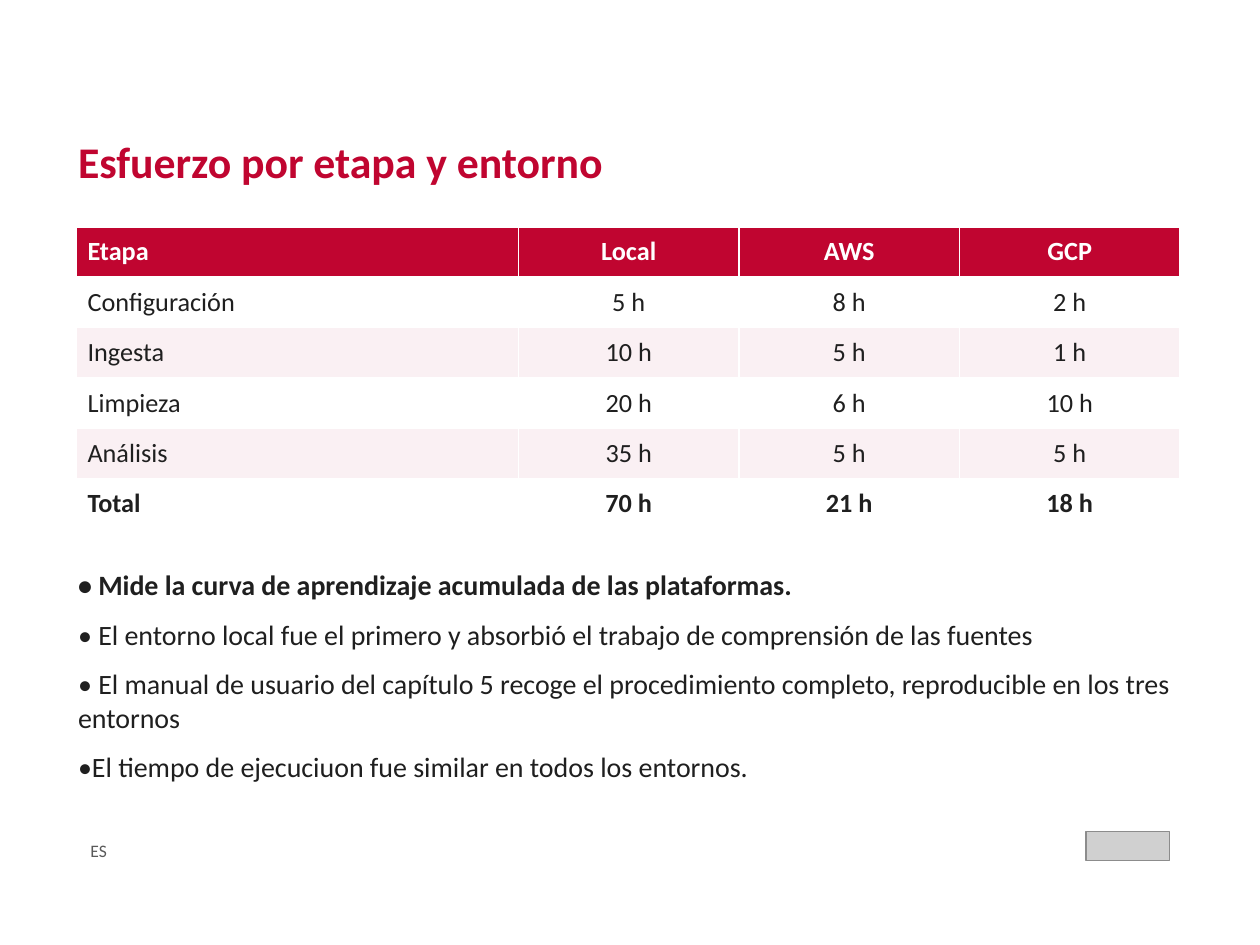
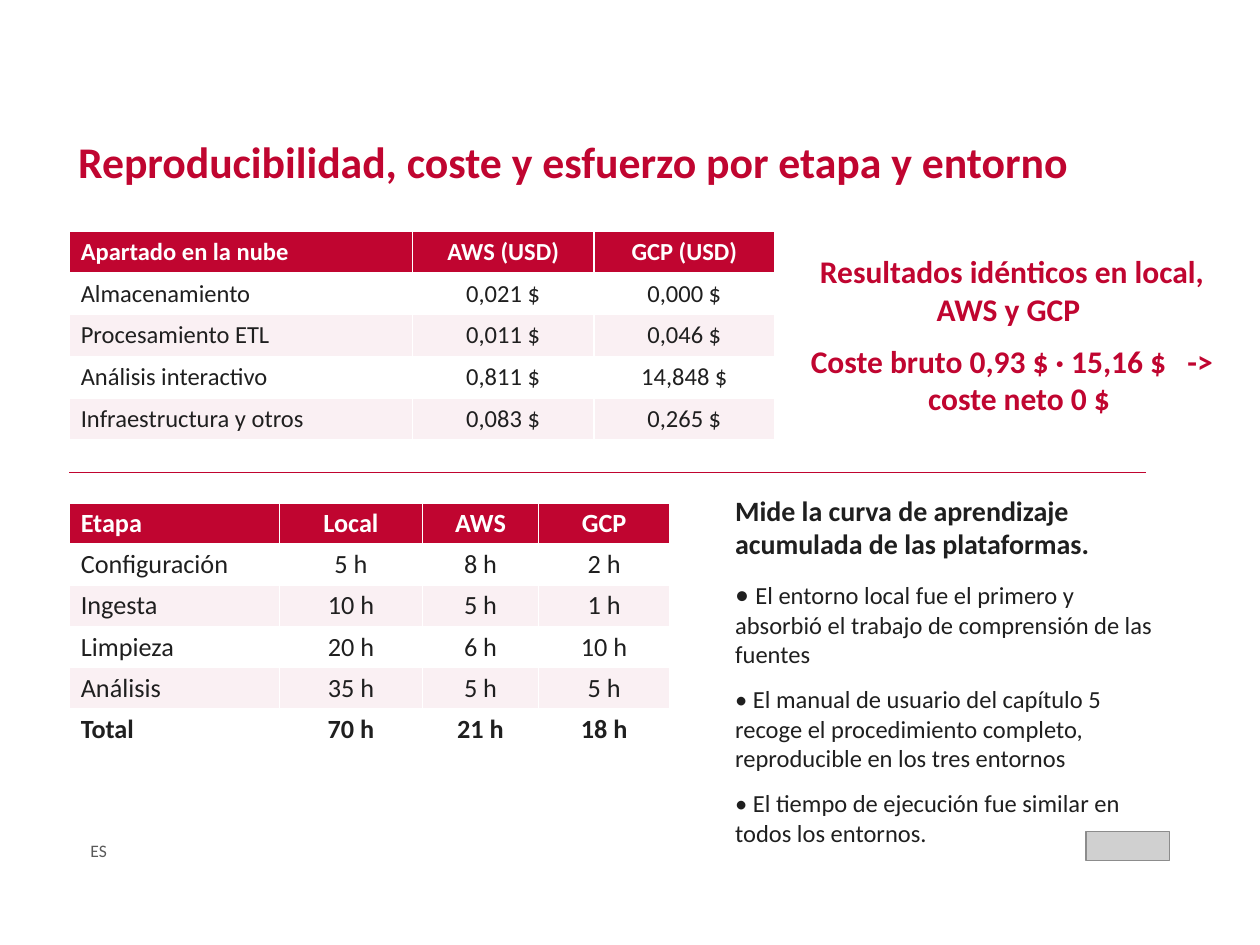
Before and after one commit to crismo04/TFM-cloud-soliutions-to-public-data, a slide deck: slide 24 of master's thesis/TFM_MII_Cloud_AI_PublicData_MolinaCristian_2026.pptx (slide 28 before the commit). Drawn at 1260x945 pixels with LibreOffice and Linux fonts; fonts in the diff are those of the drawing; grey boxes stand for pictures; background and template pictures are left out. Boxes give left, top, right and bottom in pixels: in the first picture for what was removed or moved away, otherwise in the second. Text is boxed around its words. In the diff, an @@ line names an element or a change of style, - is before the commit and + after.

```diff
--- a/master's thesis/TFM_MII_Cloud_AI_PublicData_MolinaCristian_2026.pptx
+++ b/master's thesis/TFM_MII_Cloud_AI_PublicData_MolinaCristian_2026.pptx
@@ text at (x1=78, y1=147, x2=1068, y2=185): text changed @@
-Esfuerzo por etapa y entorno
+Reproducibilidad, coste y esfuerzo por etapa y entorno
@@ table added at (x1=69, y1=232, x2=775, y2=441), 5 rows, 3 columns @@
+Apartado en la nube | AWS (USD) | GCP (USD)
+Almacenamiento | 0,021 $ | 0,000 $
+Procesamiento ETL | 0,011 $ | 0,046 $
+Análisis interactivo | 0,811 $ | 14,848 $
+Infraestructura y otros | 0,083 $ | 0,265 $
@@ text added at (x1=811, y1=261, x2=1204, y2=411), 18 pt, text #C00530, bold @@
+Resultados idénticos en local, AWS y GCP
+Coste bruto 0,93 $ · 15,16 $ -> coste neto 0 $
@@ line added from (69, 472) to (1145, 472), #C00530 0.75 pt @@
@@ table resized from (x1=77, y1=227, x2=1181, y2=529) to (x1=69, y1=503, x2=670, y2=750) @@
@@ text "Mide la curva de aprendizaje ..." moved from (x1=78, y1=575, x2=1170, y2=782) to (x1=735, y1=501, x2=1152, y2=842) @@
@@ text at (x1=735, y1=501, x2=1089, y2=559): text changed @@
-• Mide la curva de aprendizaje acumulada de las plataformas.
+Mide la curva de aprendizaje acumulada de las plataformas.
@@ text at (x1=735, y1=587, x2=1152, y2=771): size 16 to 14 pt in "El entorno local fue el primero y ...", "• El manual de usuario del capítulo ..." @@
@@ text at (x1=735, y1=795, x2=1119, y2=842): text changed; size 16 to 14 pt @@
-•El tiempo de ejecuciuon fue similar en todos los entornos.
+• El tiempo de ejecución fue similar en todos los entornos.
```
Also in this commit, not shown: 14 other slides changed, 2 slides added, 7 slides removed, 1 other file.
